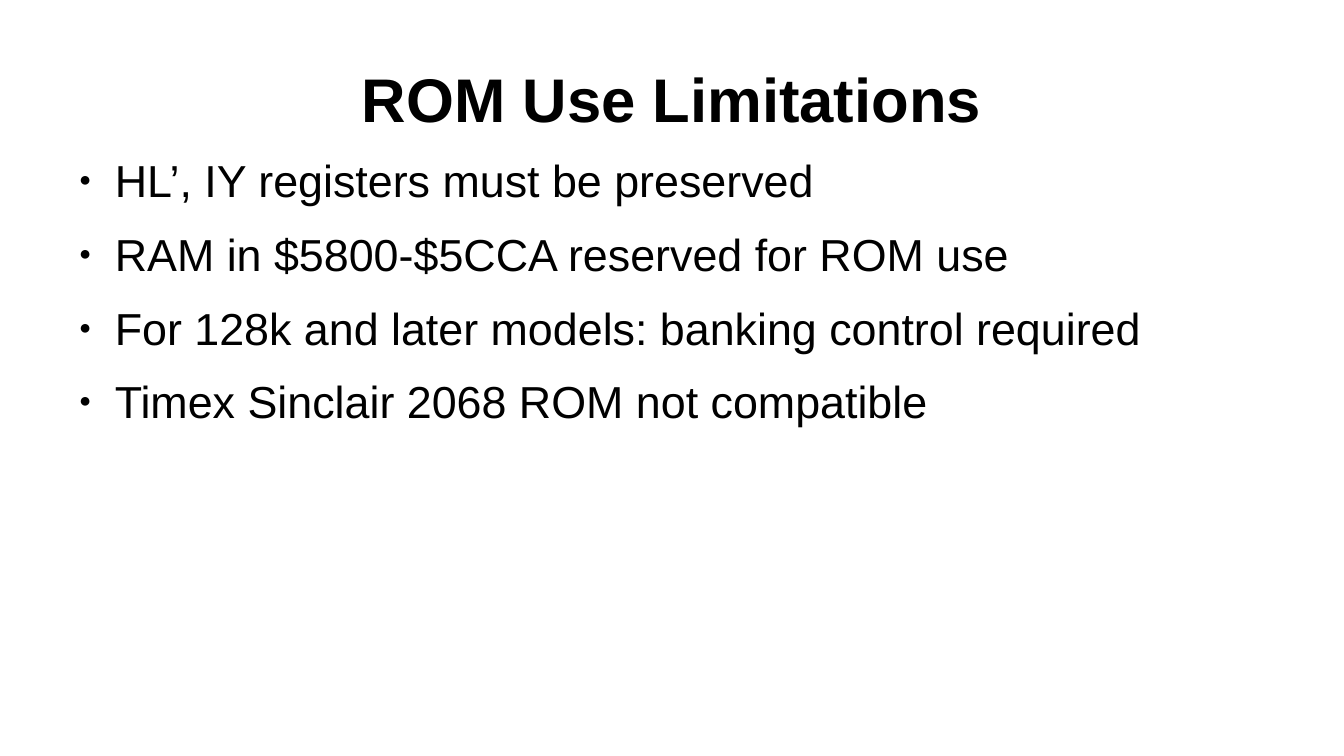
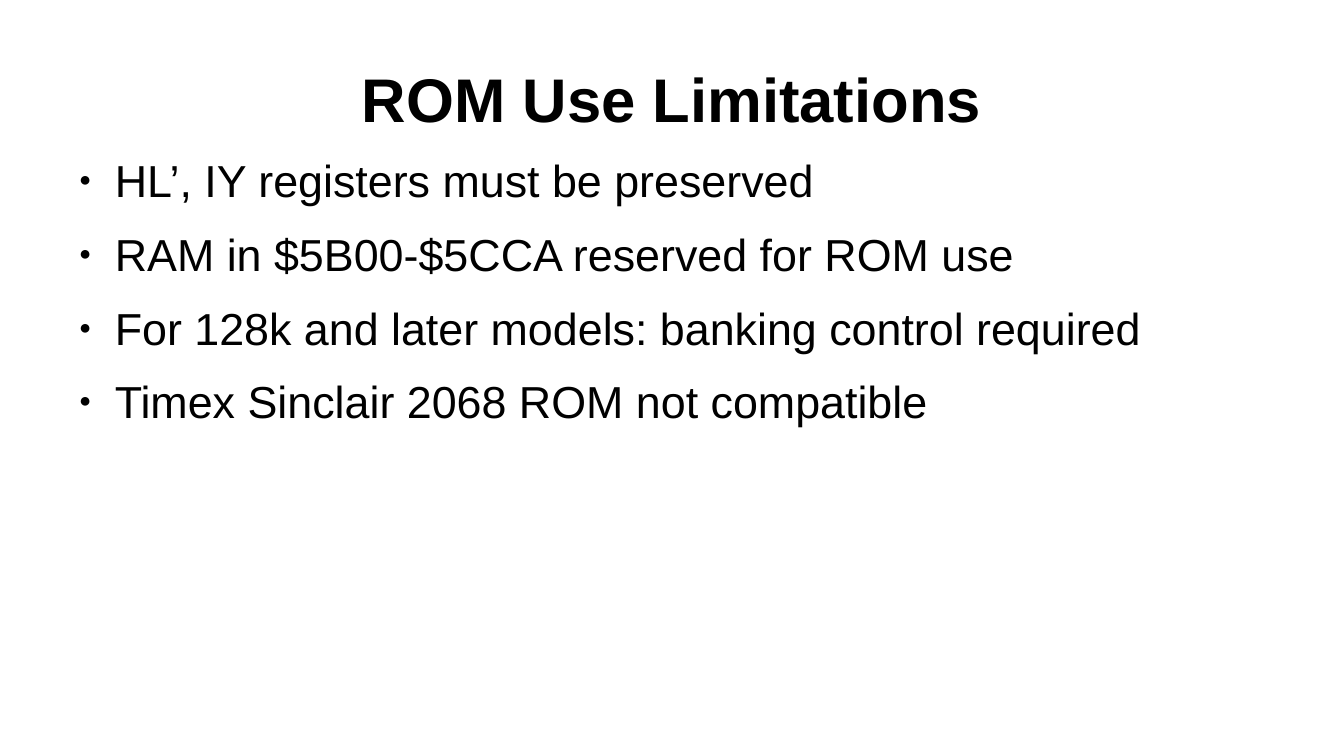
Before and after one commit to SlithyMatt/zxs-assembly-tutorial, a slide deck: slide 14 of Lesson10/Lesson10.odp. Drawn at 1344x756 pixels with LibreOffice and Linux fonts; fonts in the diff are those of the drawing. Boxes give left, top, right and bottom in pixels: in the first picture for what was removed or moved away, otherwise in the second. Text is boxed around its words. In the diff, an @@ line names an element or a change of style, - is before the commit and + after.

```diff
--- a/Lesson10/Lesson10.odp
+++ b/Lesson10/Lesson10.odp
@@ text at box(115, 237, 1013, 274): text changed @@
-● RAM in $5800-$5CCA reserved for ROM use
+● RAM in $5B00-$5CCA reserved for ROM use
```
Also in this commit, not shown: 1 other slide changed, 3 other files.
